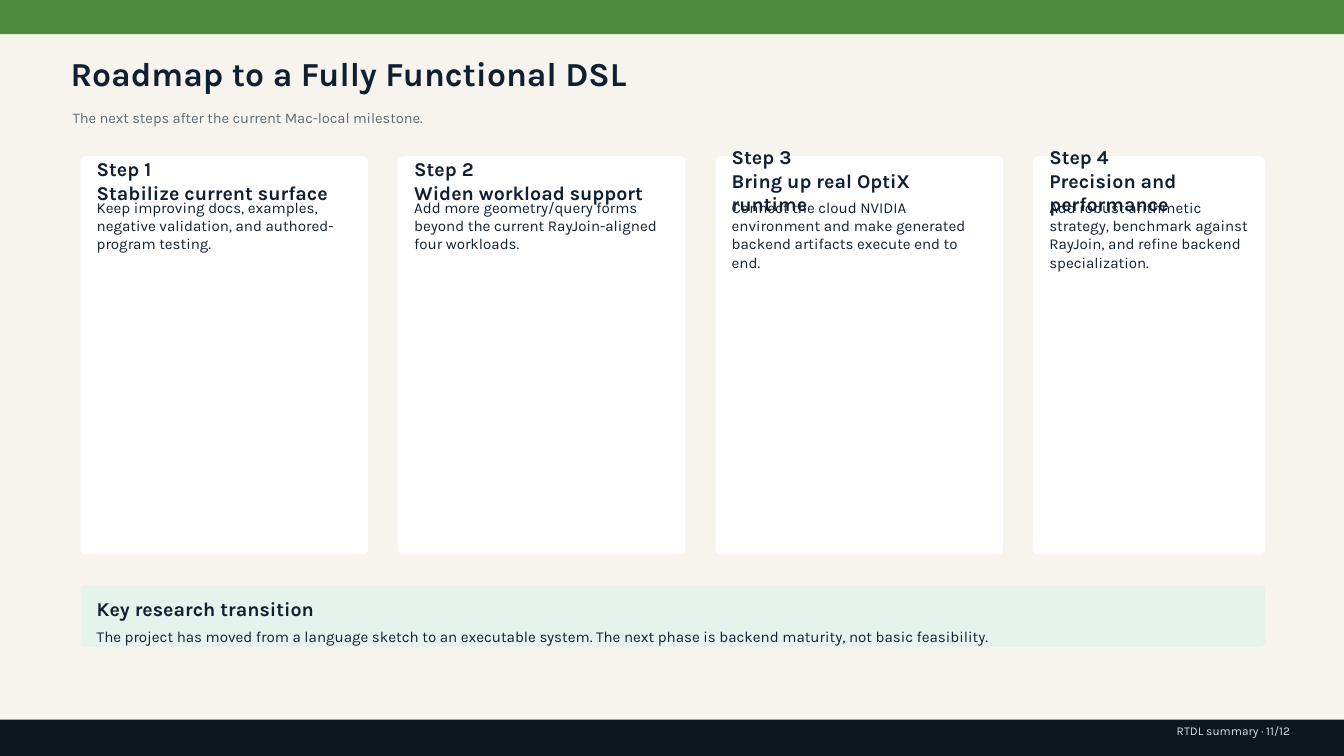
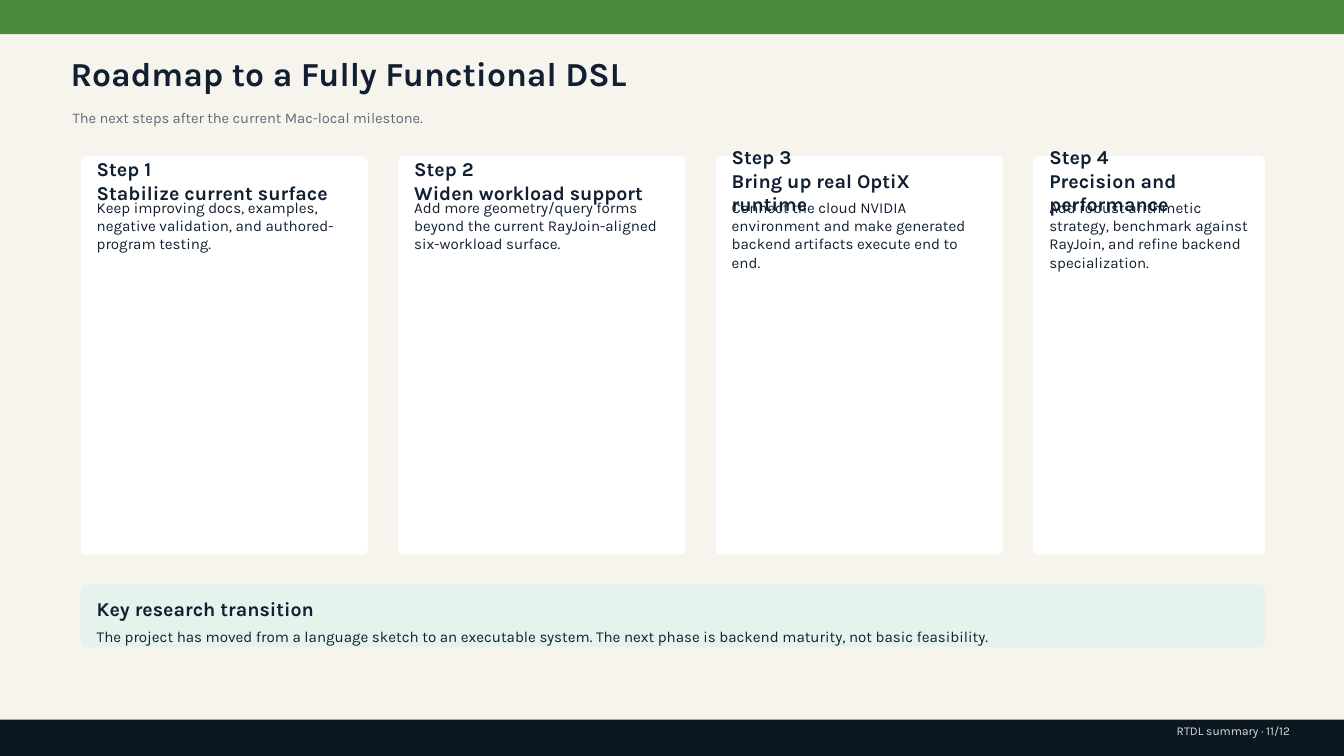
Before and after one commit to rubaolee/rtdl, a slide deck: slide 11 of rtdl_status_summary.pptx. Drawn at 1344x756 pixels with LibreOffice and Linux fonts; fonts in the diff are those of the drawing. Boxes give left, top, right and bottom in pixels: in the first picture for what was removed or moved away, otherwise in the second. Text is boxed around its words. In the diff, an @@ line names an element or a change of style, - is before the commit and + after.

```diff
--- a/rtdl_status_summary.pptx
+++ b/rtdl_status_summary.pptx
@@ text at box(414, 200, 657, 249): text changed @@
-Add more geometry/query forms beyond the current RayJoin-aligned four workloads.
+Add more geometry/query forms beyond the current RayJoin-aligned six-workload surface.
```
Also in this commit, not shown: 4 other slides changed, 17 other files.
